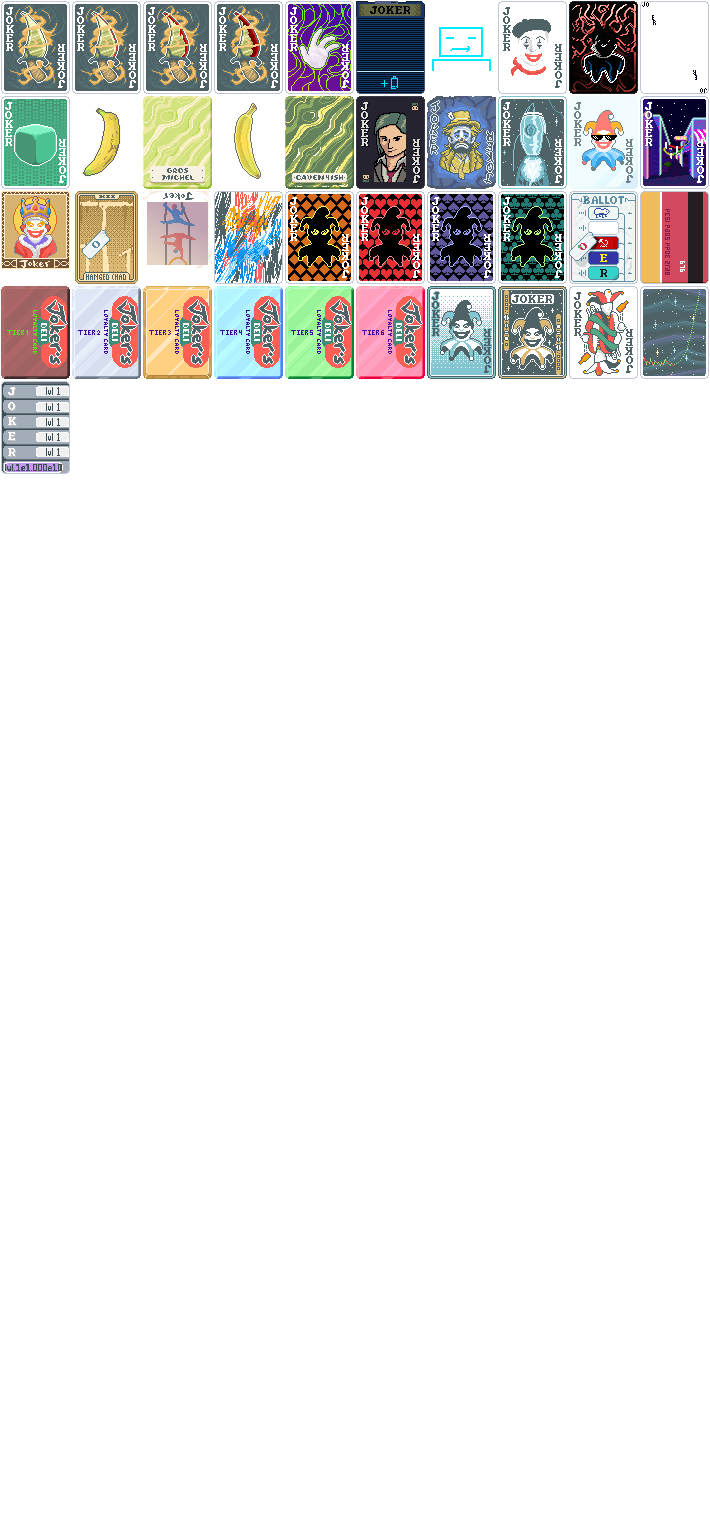
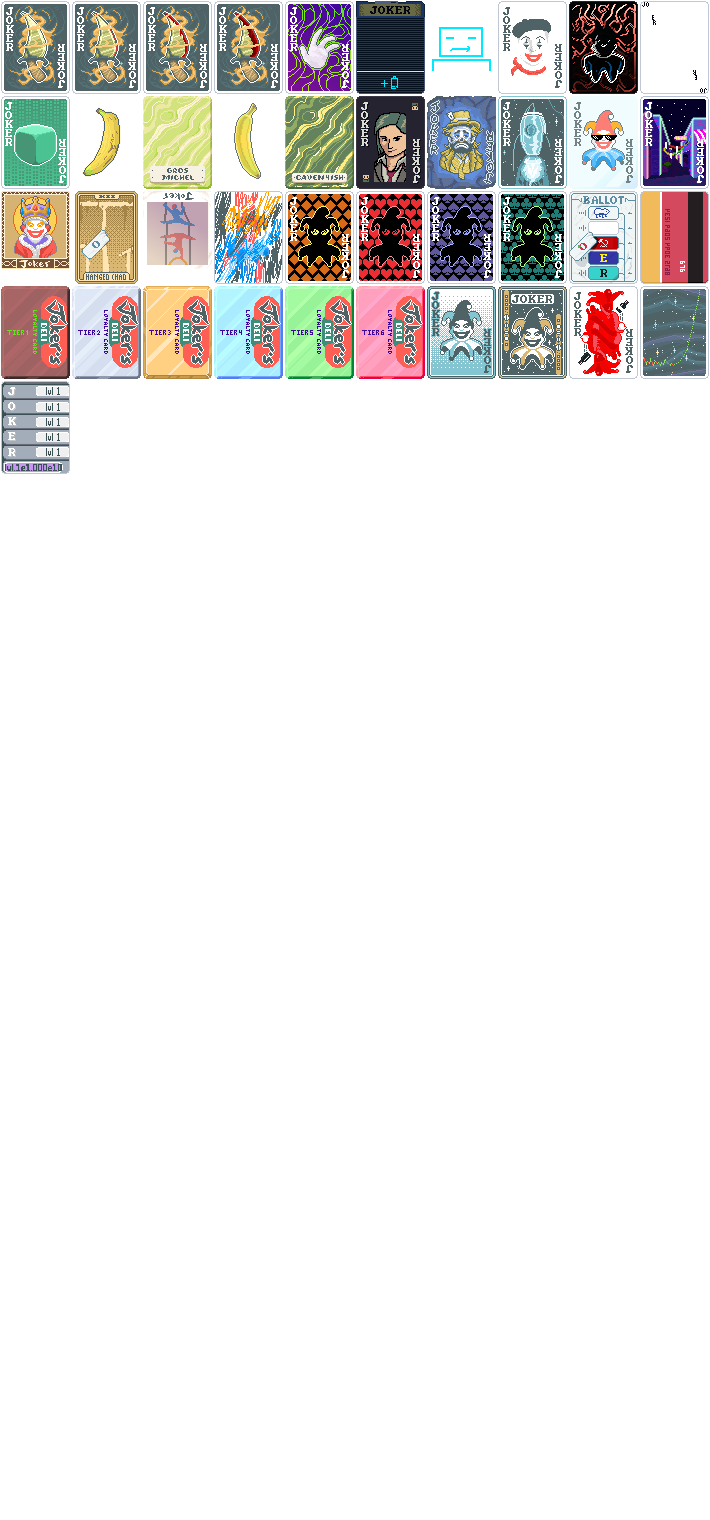
Layered file, before and after one edit (710x1520). Changes by layer:
painted on "drunkyard overlay" over [578,289,629,376]
